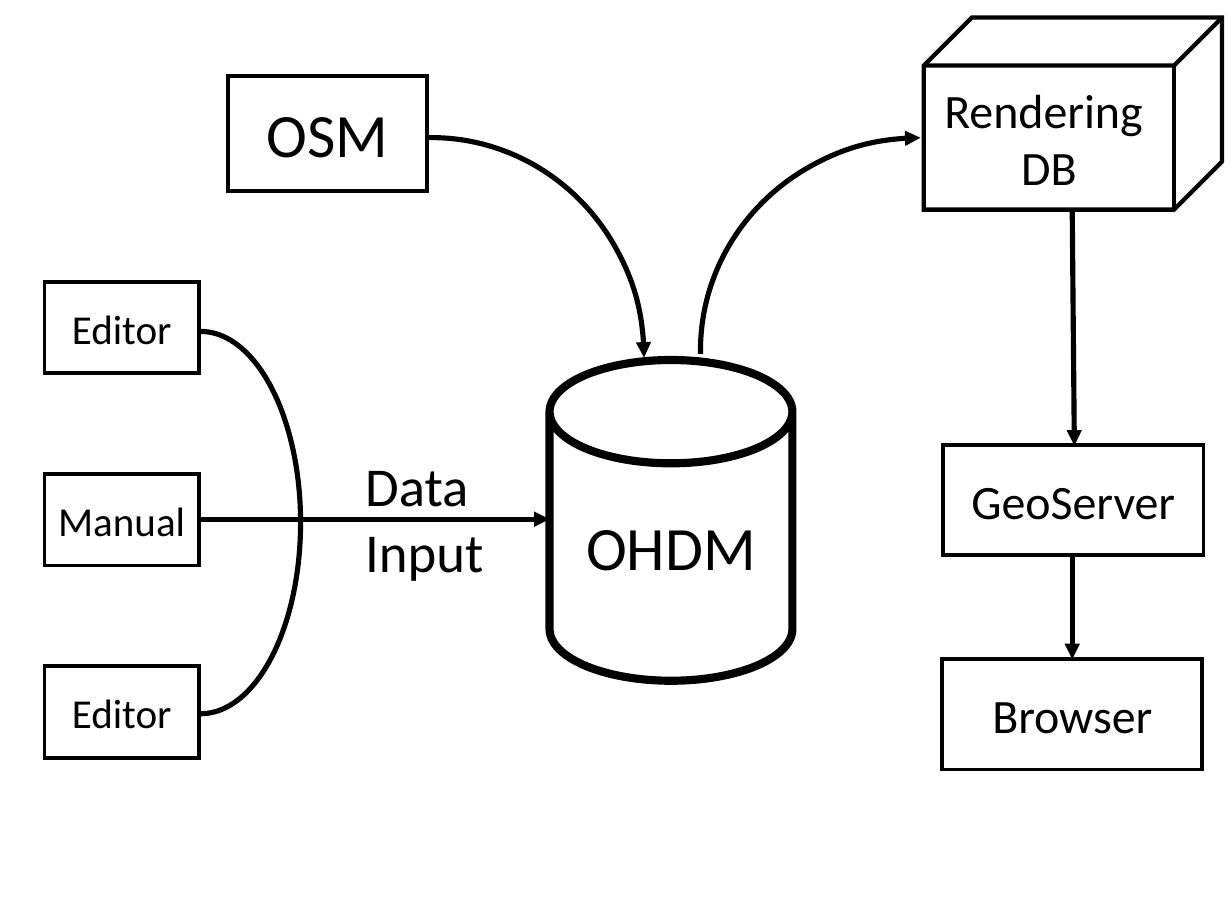
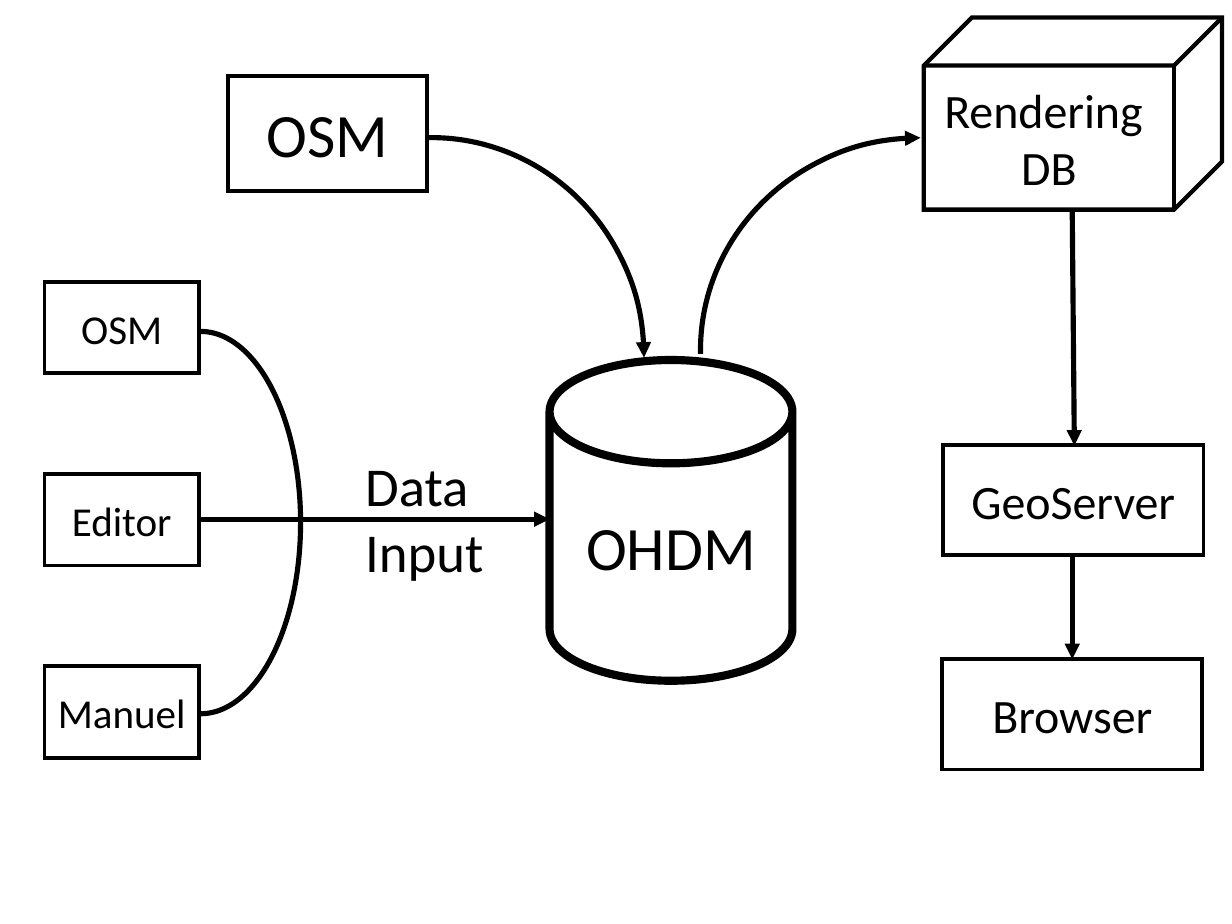
Before and after one commit to OpenHistoricalDataMap/OHDM-Documentation, a slide deck: slide 1 of ohdm_datenmodell/data.pptx. Drawn at 1232x924 pixels with LibreOffice and Linux fonts; fonts in the diff are those of the drawing. Boxes give left, top, right and bottom in pixels: in the first picture for what was removed or moved away, otherwise in the second. Text is boxed around its words. In the diff, an @@ line names an element or a change of style, - is before the commit and + after.

```diff
--- a/ohdm_datenmodell/data.pptx
+++ b/ohdm_datenmodell/data.pptx
@@ text in rectangle at (x1=81, y1=317, x2=162, y2=345): text changed @@
-Editor
+OSM
@@ text in rectangle at (x1=72, y1=507, x2=172, y2=537): text changed @@
-Manual
+Editor
@@ text in rectangle at (x1=58, y1=699, x2=186, y2=729): text changed @@
-Editor
+Manuel
```
Also in this commit, not shown: 1 other slide changed, 4 other files.
